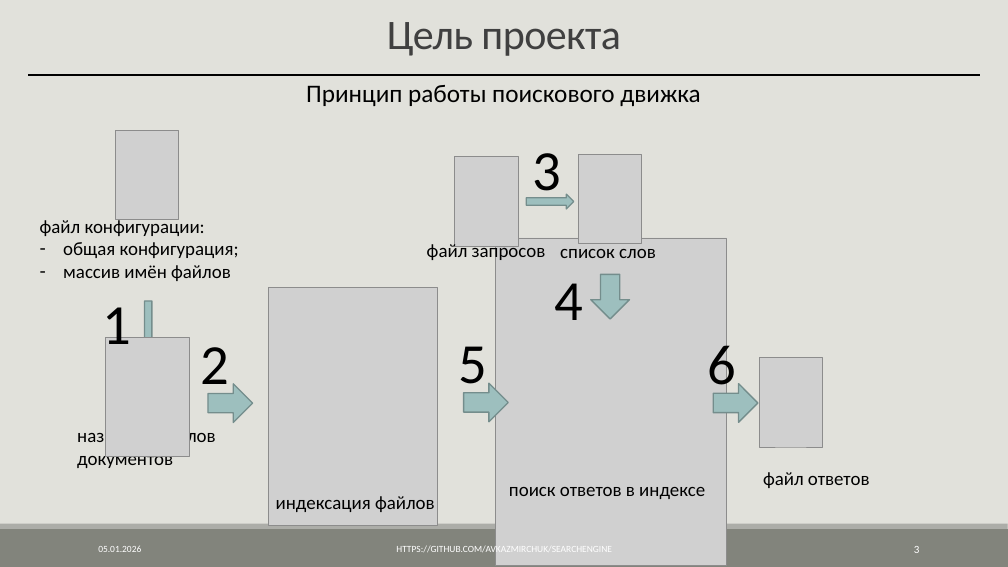
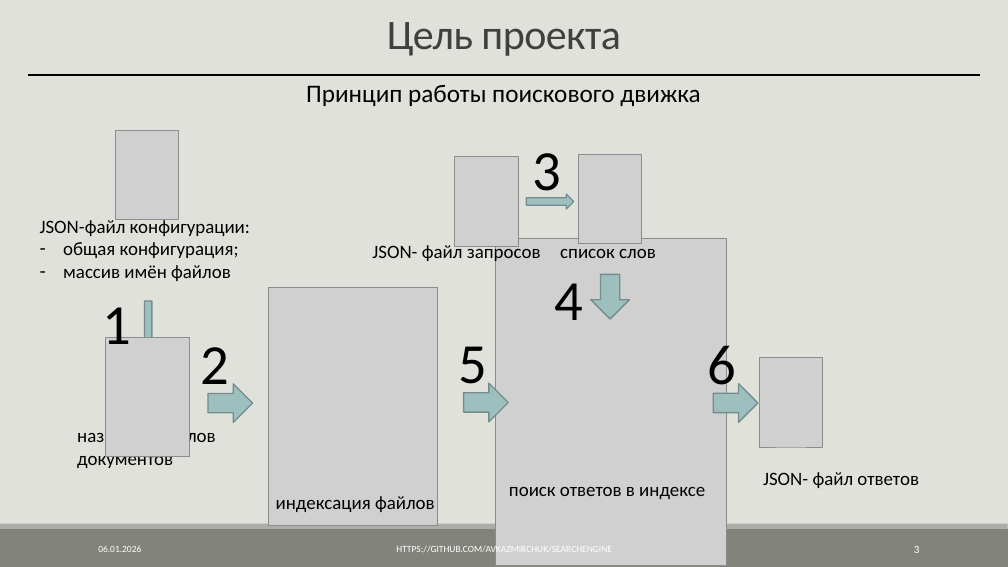
Before and after one commit to AVKazmirchuk/SearchEngine, a slide deck: slide 3 of presentation/защита [Автосохраненный].pptx. Drawn at 1008x567 pixels with LibreOffice and Linux fonts; fonts in the diff are those of the drawing; grey boxes stand for pictures. Boxes give left, top, right and bottom in pixels: in the first picture for what was removed or moved away, otherwise in the second. Text is boxed around its words. In the diff, an @@ line names an element or a change of style, - is before the commit and + after.

```diff
--- a/presentation/защита [Автосохраненный].pptx
+++ b/presentation/защита [Автосохраненный].pptx
@@ text at (40, 217, 250, 236): text changed @@
-файл конфигурации:
+JSON-файл конфигурации:
@@ text at (372, 243, 541, 264): text changed @@
-файл запросов
+JSON- файл запросов
@@ text at (763, 472, 919, 488): text changed @@
-файл ответов
+JSON- файл ответов
```
Also in this commit, not shown: 29 other slides changed, 10 slides removed, 59 other files.
